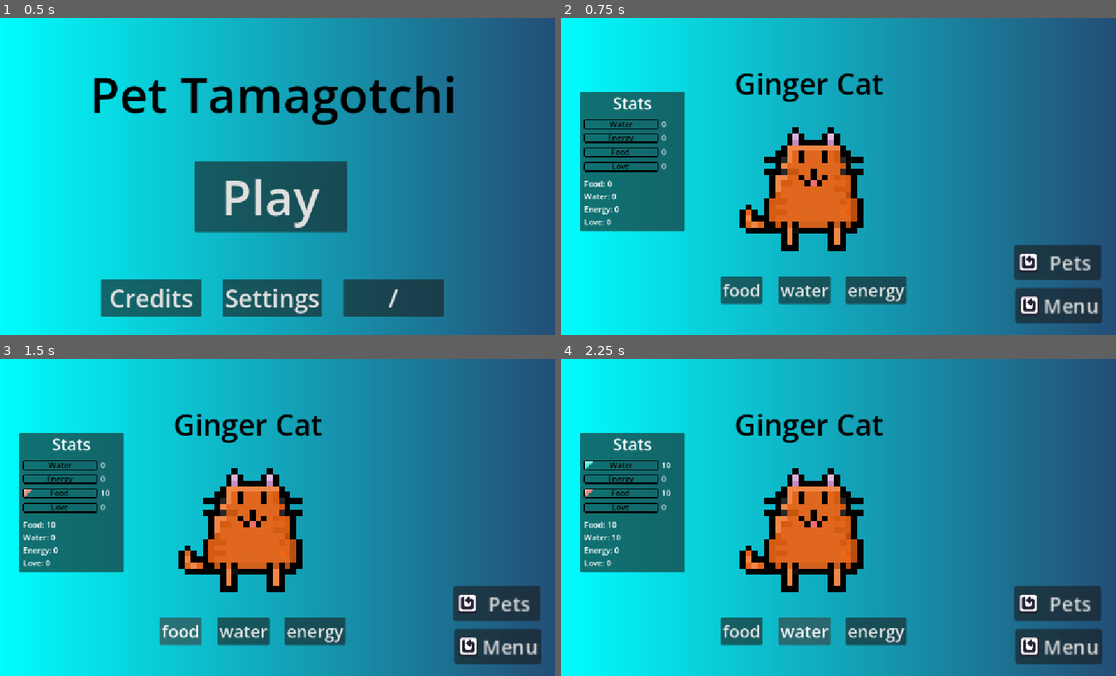
Above: before the commit, frames 1-4 (two rows, left to right).
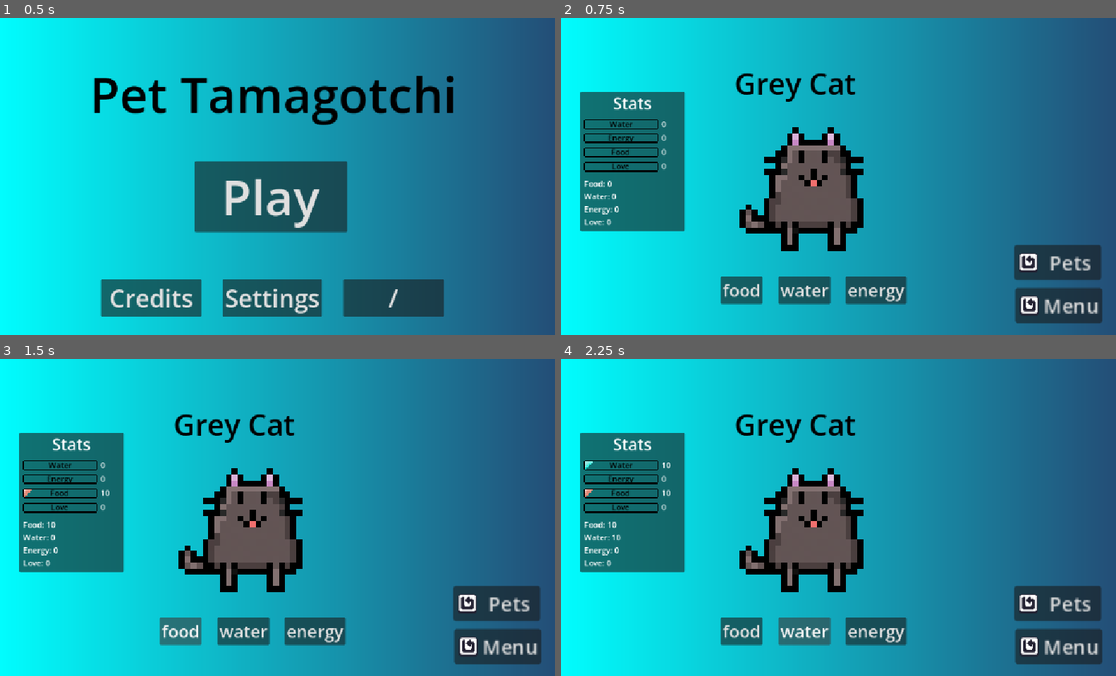
Above: after the commit, the same moments.

Repository: smallzdev/Tomagotchi-game
Game: Godot game, scene res://scenes/menus/main_menu.tscn
The game is run twice, just before and just after one commit, with the same random seed, the same clock (stepped at 60 frames per second) and the same inputs.
Inputs:
- Up to frame 1 (0.5 s): no input
- Up to frame 2 (0.75 s): click "Play" at 0.5 s
- Up to frame 3 (1.5 s): click "food" at 1.25 s
- Up to frame 4 (2.25 s): click "water" at 2 s

Frame 1 is identical in both runs. In frame 2, 4.1% of the frame differs, in the area x 33-58%, y 17-72%; in frame 3, 4.1%; in frame 4, 4.1%.

Commit message:
Bug fixes + readme update + more cats
Imported more cats for pets, and also fixed bugs.

Diff:
--- a/scenes/menus/main_game_buttons.gd
+++ b/scenes/menus/main_game_buttons.gd
@@ -71,7 +71,21 @@
 		Global.water = 100
 	statUpdate()
 
-# when calls, updates the text.
+
+# Pet detecting thing.
+func petDetection():
+	if Global.pet == 1:
+		petSpriteNameText.text = "Ginger Cat"
+		petSprite.animation = "ginger cat"
+	if Global.pet == 2:
+		petSpriteNameText.text = "Grey Cat"
+		petSprite.animation = "grey cat"
+	if Global.pet == 3:
+		petSprite.animation = "cat3"
+		petSpriteNameText.text = "I forget the breed cat"
+
+# when updating, make sure to also update pet_sprite.gd
+# as it uses this same function
 func statUpdate():
 	statText.text = "Food: " + str(Global.food) + "
 	Water: " + str(Global.water) + "
@@ -159,9 +173,3 @@
 
 # ughghghg im mathed out. If you edit make sure to test
 # because the slightest mistake breaks it.
-
-# Pet detecting thing.
-func petDetection():
-	if Global.pet == 1:
-		petSpriteNameText.text = "Ginger Cat"
-		petSprite.animation = "ginger cat"
--- a/scenes/menus/main_game_scene.tscn
+++ b/scenes/menus/main_game_scene.tscn
@@ -4,10 +4,12 @@
 [ext_resource type="Script" uid="uid://dhismqn5ngu3j" path="res://scripts/menu_button.gd" id="2_ttbmu"]
 [ext_resource type="Script" uid="uid://dfum1py7ro6qt" path="res://scenes/menus/main_game_buttons.gd" id="3_2yd1b"]
 [ext_resource type="Texture2D" uid="uid://tlvriaji08jr" path="res://Resources/InUse/ReusedAssets/cat.png" id="3_pgmow"]
+[ext_resource type="Texture2D" uid="uid://c4yyj5gwsqovb" path="res://Resources/InUse/ReusedAssets/cat3.png" id="5_a5mcm"]
 [ext_resource type="Script" uid="uid://dmqw6rtj7oams" path="res://scenes/menus/pet_sprite.gd" id="5_qmn8o"]
 [ext_resource type="Texture2D" uid="uid://bglbjo6m1ylc" path="res://Resources/InUse/TamagotchiCustomAssets/waterbar.png" id="6_m1d2h"]
 [ext_resource type="Texture2D" uid="uid://cym1hx6fs3wcd" path="res://Resources/InUse/TamagotchiCustomAssets/energybar.png" id="6_qh74j"]
 [ext_resource type="Texture2D" uid="uid://veamcifa4ohd" path="res://Resources/InUse/TamagotchiCustomAssets/hungerbar.png" id="7_2fgaq"]
+[ext_resource type="Texture2D" uid="uid://d07p48kd873f4" path="res://Resources/InUse/ReusedAssets/greycat.png" id="7_j57ku"]
 [ext_resource type="Texture2D" uid="uid://b3567lnjgiuse" path="res://Resources/InUse/TamagotchiCustomAssets/lovebar.png" id="8_ova7b"]
 
 [sub_resource type="Gradient" id="Gradient_ttbmu"]
@@ -20,10 +22,26 @@
 animations = [{
 "frames": [{
 "duration": 1.0,
+"texture": ExtResource("5_a5mcm")
+}],
+"loop": 1,
+"name": &"cat3",
+"speed": 5.0
+}, {
+"frames": [{
+"duration": 1.0,
 "texture": ExtResource("3_pgmow")
 }],
 "loop": 1,
 "name": &"ginger cat",
+"speed": 5.0
+}, {
+"frames": [{
+"duration": 1.0,
+"texture": ExtResource("7_j57ku")
+}],
+"loop": 1,
+"name": &"grey cat",
 "speed": 5.0
 }]
 
--- a/scenes/menus/pet_sprite.gd
+++ b/scenes/menus/pet_sprite.gd
@@ -2,14 +2,16 @@
 
 # stat label
 @onready var statText = %statTextLabel
+@onready var waterStatText = %waterStatText
+@onready var energyStatText = %energyStatText
+@onready var foodStatText = %foodStatText
+@onready var loveStatText = %loveStatText
 
-# when this function updates the stat text.
-func statUpdate():
-	statText.text = "Food: " + str(Global.food) + "
-	Water: " + str(Global.water) + "
-	Energy: " + str(Global.energy) + "
-	Love: " + str(Global.love)
-
+# stat bars
+@onready var waterStatBar = %waterStatBar
+@onready var energyStatBar = %energyStatBar
+@onready var foodStatBar = %foodStatBar
+@onready var loveStatBar = %loveStatBar
 
 # petting function, so when you click on the cat this runs
 # you may need to expand the collisionshape since it
@@ -32,3 +34,94 @@
 		elif Global.love > 90 and Global.love <= 100:
 			Global.love = 100
 			statUpdate()
+
+# when editing make sure to also update in main_game_buttons.gd
+func statUpdate():
+	statText.text = "Food: " + str(Global.food) + "
+	Water: " + str(Global.water) + "
+	Energy: " + str(Global.energy) + "
+	Love: " + str(Global.love)
+	waterStatText.text = str(Global.water)
+	energyStatText.text = str(Global.energy)
+	foodStatText.text = str(Global.food)
+	loveStatText.text = str(Global.love)
+# ^^^^^^^^^^^^^^^^^^^^^^^^^^^^^^^^^^^^^^^
+# make sure to also update in pet_sprite.gd
+
+	# progress bar things
+	# don't worry, ill try and clean it up soon
+
+	# water
+	if Global.water > 86:
+		waterStatBar.frame = 0
+	if Global.water > 72 and Global.water < 86:
+		waterStatBar.frame = 1
+	if Global.water > 58 and Global.water < 72:
+		waterStatBar.frame = 2
+	if Global.water > 44 and Global.water < 58:
+		waterStatBar.frame = 3
+	if Global.water > 30 and Global.water < 44:
+		waterStatBar.frame = 4
+	if Global.water > 1 and Global.water < 30:
+		waterStatBar.frame = 5
+	if Global.water <= 12:
+		waterStatBar.frame = 6
+	if Global.water < 6:
+		waterStatBar.frame = 7
+
+	# energy
+	if Global.energy > 86:
+		energyStatBar.frame = 0
+	if Global.energy > 72 and Global.energy < 86:
+		energyStatBar.frame = 1
+	if Global.energy > 58 and Global.energy < 72:
+		energyStatBar.frame = 2
+	if Global.energy > 44 and Global.energy < 58:
+		energyStatBar.frame = 3
+	if Global.energy > 30 and Global.energy < 44:
+		energyStatBar.frame = 4
+	if Global.energy > 1 and Global.energy < 30:
+		energyStatBar.frame = 5
+	if Global.energy <= 12:
+		energyStatBar.frame = 6
+	if Global.energy < 6:
+		energyStatBar.frame = 7
+
+	# food
+	if Global.food > 86:
+		foodStatBar.frame = 0
+	if Global.food > 72 and Global.food < 86:
+		foodStatBar.frame = 1
+	if Global.food > 58 and Global.food < 72:
+		foodStatBar.frame = 2
+	if Global.food > 44 and Global.food < 58:
+		foodStatBar.frame = 3
+	if Global.food > 30 and Global.food < 44:
+		foodStatBar.frame = 4
+	if Global.food > 1 and Global.food < 30:
+		foodStatBar.frame = 5
+	if Global.food <= 12:
+		foodStatBar.frame = 6
+	if Global.food < 6:
+		foodStatBar.frame = 7
+
+	# love
+	if Global.love > 86:
+		loveStatBar.frame = 0
+	if Global.love > 72 and Global.love < 86:
+		loveStatBar.frame = 1
+	if Global.love > 58 and Global.love < 72:
+		loveStatBar.frame = 2
+	if Global.love > 44 and Global.love < 58:
+		loveStatBar.frame = 3
+	if Global.love > 30 and Global.love < 44:
+		loveStatBar.frame = 4
+	if Global.love > 1 and Global.love < 30:
+		loveStatBar.frame = 5
+	if Global.love <= 12:
+		loveStatBar.frame = 6
+	if Global.love < 6:
+		loveStatBar.frame = 7
+
+# ughghghg im mathed out. If you edit make sure to test
+# because the slightest mistake breaks it.
--- a/scripts/global.gd
+++ b/scripts/global.gd
@@ -9,13 +9,4 @@
 var love = 0
 
 # equipped pet number.
-var pet = 1
-
-# Called when the node enters the scene tree for the first time.
-func _ready() -> void:
-	pass # Replace with function body.
-
-
-# Called every frame. 'delta' is the elapsed time since the previous frame.
-func _process(delta: float) -> void:
-	pass
+var pet = 2
Binary file added: Resources/InUse/ReusedAssets/cat3.png
Not shown, added: Resources/InUse/ReusedAssets/cat3.png.import
Binary file added: Resources/InUse/ReusedAssets/greycat.png
Not shown, added: Resources/InUse/ReusedAssets/greycat.png.import
Not shown, changed: README.md
Not shown, added: Resources/InUse/ReusedAssets/ArtCreationFiles/characters/cat/catdrafts-inconstruction.piskel
Not shown, added: Resources/InUse/ReusedAssets/ArtCreationFiles/characters/cat/catv1.piskel
Not shown, added: Resources/InUse/ReusedAssets/ArtCreationFiles/characters/cat/morecats.piskel
Not shown, removed: Resources/PlatformerGameResources (old game)/ArtCreationFiles/characters/cat/morecats.piskel
